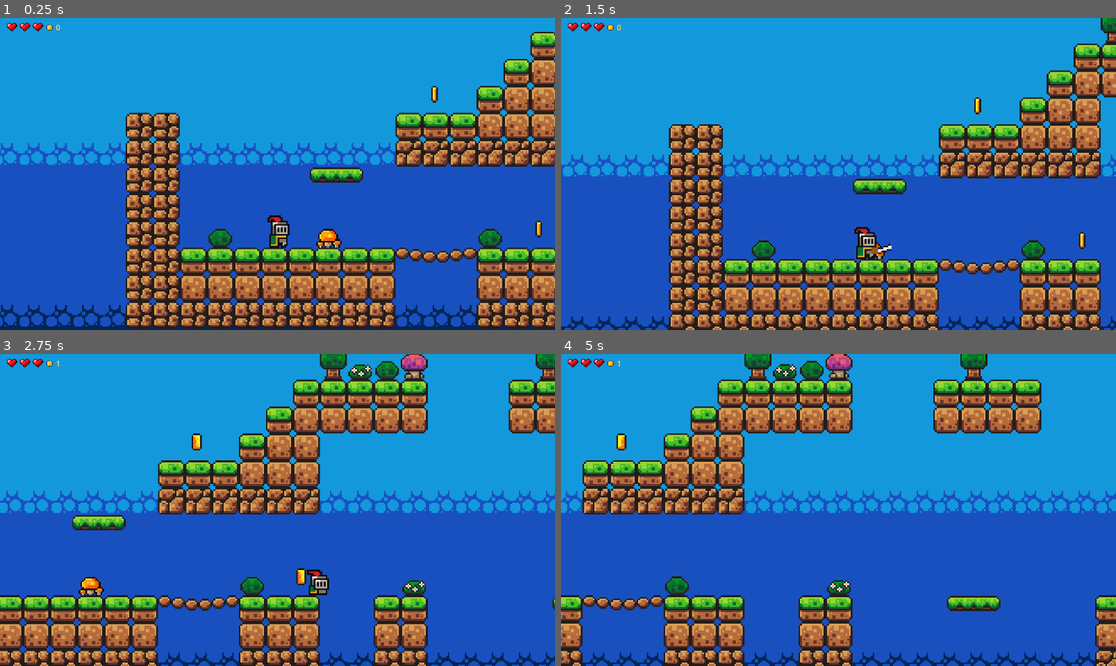
Above: before the commit, frames 1-4 (two rows, left to right).
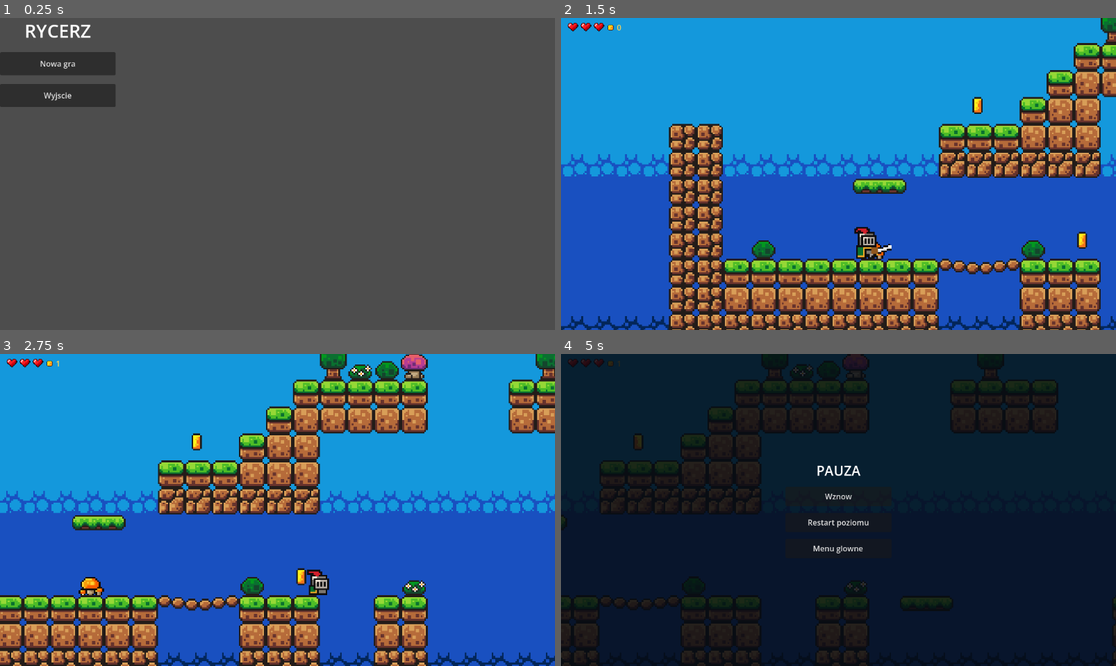
Above: after the commit, the same moments.

Repository: serafin1367/gots-rycerz
Game: Godot game, scene res://scenes/main_menu.tscn
The game is run twice, just before and just after one commit, with the same random seed, the same clock (stepped at 60 frames per second) and the same inputs. Before the commit the project starts from res://scenes/game.tscn.
Inputs (mouse positions are in pixels of both pictures, inside the frame that each line leads up to):
- Up to frame 1 (0.25 s): no input
- Up to frame 2 (1.5 s): click (616, 64) at 0.5 s, where only the run after the commit has a clickable "Nowa gra"; hold Right (move_right) from 1.28 s (still down); tap J (attack) at 1.35 s
- Up to frame 3 (2.75 s): keep holding Right (move_right); tap Space (jump) at 1.52, 2.27 s; tap J (attack) at 2.1 s
- Up to frame 4 (5 s): release Right (move_right) at 2.78 s; hold A (move_left) 2.78-3.53 s; tap J (attack) at 2.85, 3.6, 4.35 s; hold Right (move_right) from 3.53 s (still down); tap Space (jump) at 3.77, 4.52 s; tap Escape (ui_cancel) at 4.9 s

The runs differ from the first frame. In frame 1, 100% of the frame differs, in the area x 0-100%, y 0-100%; in frame 2, 3.2%; in frame 3, less than 0.1%; in frame 4, 98%.

Commit message:
feat: main menu, Escape pause, animated portal and level progression

Diff:
--- a/project.godot
+++ b/project.godot
@@ -15,13 +15,14 @@
 [application]
 
 config/name="Rycerz"
-run/main_scene="uid://ef7fn40nn7xo"
+run/main_scene="res://scenes/main_menu.tscn"
 config/features=PackedStringArray("4.7", "Forward Plus")
 config/icon="res://icon.svg"
 
 [autoload]
 
 Music="*res://scenes/music.tscn"
+GameFlow="*res://scripts/game_flow.gd"
 
 [dotnet]
 
--- a/scenes/game.tscn
+++ b/scenes/game.tscn
@@ -8,6 +8,8 @@
 [ext_resource type="PackedScene" uid="uid://sifusims7ar4" path="res://scenes/kill_zone.tscn" id="5_iywne"]
 [ext_resource type="PackedScene" uid="uid://dtvjpog1xbt75" path="res://scenes/slime.tscn" id="6_p57ef"]
 [ext_resource type="FontFile" uid="uid://dsopqom8xpkjl" path="res://assets/fonts/PixelOperator8.ttf" id="8_gee14"]
+
+[ext_resource type="Script" path="res://scripts/level_portal.gd" id="9_level_portal"]
 
 [sub_resource type="TileSetAtlasSource" id="TileSetAtlasSource_lnu2h"]
 texture = ExtResource("2_yqjtg")
@@ -456,3 +458,7 @@
 
 [node name="Slime" parent="Platforms" instance=ExtResource("6_p57ef")]
 position = Vector2(537, 66)
+
+[node name="LevelPortal" type="Area2D" parent="."]
+position = Vector2(625, -201)
+script = ExtResource("9_level_portal")
--- /dev/null
+++ b/scenes/level_02.tscn
@@ -0,0 +1,4 @@
+[gd_scene load_steps=2 format=3]
+[ext_resource type="Script" path="res://scripts/level_02.gd" id="1"]
+[node name="Level02" type="Node2D"]
+script = ExtResource("1")
--- /dev/null
+++ b/scenes/main_menu.tscn
@@ -0,0 +1,4 @@
+[gd_scene load_steps=2 format=3]
+[ext_resource type="Script" path="res://scripts/main_menu.gd" id="1"]
+[node name="MainMenu" type="Control"]
+script = ExtResource("1")
--- /dev/null
+++ b/scripts/game_flow.gd
@@ -0,0 +1,94 @@
+extends Node
+
+const LEVELS: Array[String] = ["res://scenes/game.tscn", "res://scenes/level_02.tscn"]
+const MAIN_MENU := "res://scenes/main_menu.tscn"
+var level_index := 0
+var paused := false
+var overlay: CanvasLayer
+
+func _ready() -> void:
+	process_mode = Node.PROCESS_MODE_ALWAYS
+
+func _unhandled_input(event: InputEvent) -> void:
+	if event.is_action_pressed("ui_cancel") and not event.is_echo():
+		if get_tree().current_scene != null and get_tree().current_scene.scene_file_path in LEVELS:
+			toggle_pause()
+			get_viewport().set_input_as_handled()
+
+func start_game() -> void:
+	level_index = 0
+	_open_level()
+
+func _open_level() -> void:
+	_clear_pause()
+	get_tree().change_scene_to_file(LEVELS[level_index])
+
+func complete_level() -> void:
+	if paused:
+		return
+	paused = true
+	get_tree().paused = true
+	_show_overlay(true)
+
+func next_level() -> void:
+	level_index += 1
+	if level_index >= LEVELS.size():
+		to_menu()
+	else:
+		_open_level()
+
+func toggle_pause() -> void:
+	if paused:
+		_clear_pause()
+	else:
+		paused = true
+		get_tree().paused = true
+		_show_overlay(false)
+
+func retry_level() -> void:
+	_open_level()
+
+func to_menu() -> void:
+	_clear_pause()
+	get_tree().change_scene_to_file(MAIN_MENU)
+
+func _clear_pause() -> void:
+	paused = false
+	get_tree().paused = false
+	if is_instance_valid(overlay):
+		overlay.queue_free()
+	overlay = null
+
+func _show_overlay(completed: bool) -> void:
+	overlay = CanvasLayer.new()
+	overlay.process_mode = Node.PROCESS_MODE_ALWAYS
+	overlay.layer = 100
+	add_child(overlay)
+	var shade := ColorRect.new()
+	shade.color = Color(0.02, 0.04, 0.07, 0.85)
+	shade.set_anchors_and_offsets_preset(Control.PRESET_FULL_RECT)
+	overlay.add_child(shade)
+	var center := CenterContainer.new()
+	center.set_anchors_and_offsets_preset(Control.PRESET_FULL_RECT)
+	overlay.add_child(center)
+	var box := VBoxContainer.new()
+	box.add_theme_constant_override("separation", 14)
+	center.add_child(box)
+	var title := Label.new()
+	title.text = "POZIOM UKONCZONY!" if completed else "PAUZA"
+	title.horizontal_alignment = HORIZONTAL_ALIGNMENT_CENTER
+	title.add_theme_font_size_override("font_size", 28)
+	box.add_child(title)
+	if completed:
+		_add_button(box, "Nastepny poziom" if level_index + 1 < LEVELS.size() else "Menu glowne", next_level)
+	else:
+		_add_button(box, "Wznow", toggle_pause)
+	_add_button(box, "Restart poziomu", retry_level)
+	_add_button(box, "Menu glowne", to_menu)
+
+func _add_button(parent: VBoxContainer, caption: String, action: Callable) -> void:
+	var button := Button.new()
+	button.text = caption
+	button.custom_minimum_size = Vector2(220, 40)
+	button.pressed.connect(action)
+	parent.add_child(button)
--- /dev/null
+++ b/scripts/level_02.gd
@@ -0,0 +1,44 @@
+extends Node2D
+
+const PLAYER = preload("res://scenes/player.tscn")
+const PORTAL = preload("res://scripts/level_portal.gd")
+
+func _ready() -> void:
+	_make_floor(Vector2(180, 100), Vector2(410, 20))
+	_make_floor(Vector2(490, 65), Vector2(160, 20))
+	_make_floor(Vector2(740, 25), Vector2(190, 20))
+	var player := PLAYER.instantiate()
+	player.name = "Player"
+	player.position = Vector2(35, 60)
+	add_child(player)
+	var camera := Camera2D.new()
+	camera.zoom = Vector2(2.5, 2.5)
+	player.add_child(camera)
+	var portal := Area2D.new()
+	portal.name = "LevelPortal"
+	portal.set_script(PORTAL)
+	portal.position = Vector2(810, -18)
+	add_child(portal)
+	var label := Label.new()
+	label.text = "POZIOM 2 — DOTRZYJ DO PORTALU"
+	label.position = Vector2(16, 0)
+	add_child(label)
+
+func _make_floor(position_value: Vector2, size_value: Vector2) -> void:
+	var body := StaticBody2D.new()
+	body.position = position_value
+	var collision := CollisionShape2D.new()
+	var rectangle := RectangleShape2D.new()
+	rectangle.size = size_value
+	collision.shape = rectangle
+	body.add_child(collision)
+	var tile := Polygon2D.new()
+	tile.color = Color("#529264")
+	tile.polygon = PackedVector2Array([
+		Vector2(-size_value.x / 2, -size_value.y / 2),
+		Vector2(size_value.x / 2, -size_value.y / 2),
+		Vector2(size_value.x / 2, size_value.y / 2),
+		Vector2(-size_value.x / 2, size_value.y / 2)
+	])
+	body.add_child(tile)
+	add_child(body)
--- /dev/null
+++ b/scripts/level_portal.gd
@@ -0,0 +1,34 @@
+extends Area2D
+
+@export var glow_color := Color("#6ce5ec")
+var activated := false
+var phase := 0.0
+
+func _ready() -> void:
+	collision_layer = 0
+	collision_mask = 2
+	body_entered.connect(_on_body_entered)
+	var collision := CollisionShape2D.new()
+	var shape := CapsuleShape2D.new()
+	shape.radius = 13
+	shape.height = 38
+	collision.shape = shape
+	add_child(collision)
+
+func _process(delta: float) -> void:
+	phase += delta
+	queue_redraw()
+
+func _draw() -> void:
+	var pulse := 1.0 + 0.10 * sin(phase * 3.0)
+	draw_circle(Vector2.ZERO, 10.0 * pulse, Color(0.15, 0.7, 0.95, 0.20))
+	draw_arc(Vector2.ZERO, 14.0 * pulse, phase, phase + PI * 1.6, 32, glow_color, 3.0, true)
+	draw_arc(Vector2.ZERO, 19.0 * pulse, -phase * 0.65, -phase * 0.65 + PI * 1.3, 32, Color("#b879fb"), 2.0, true)
+	for i in range(4):
+		var angle := phase * 1.4 + i * TAU / 4.0
+		draw_circle(Vector2(cos(angle), sin(angle)) * (19.0 * pulse), 2.0, Color("#f9eea2"))
+
+func _on_body_entered(body: Node2D) -> void:
+	if not activated and body.is_in_group("player"):
+		activated = true
+		GameFlow.complete_level()
--- /dev/null
+++ b/scripts/main_menu.gd
@@ -0,0 +1,27 @@
+extends Control
+
+func _ready() -> void:
+	var bg := ColorRect.new()
+	bg.color = Color("#121b26")
+	bg.set_anchors_and_offsets_preset(Control.PRESET_FULL_RECT)
+	add_child(bg)
+	var center := CenterContainer.new()
+	center.set_anchors_and_offsets_preset(Control.PRESET_FULL_RECT)
+	add_child(center)
+	var box := VBoxContainer.new()
+	box.add_theme_constant_override("separation", 18)
+	center.add_child(box)
+	var heading := Label.new()
+	heading.text = "RYCERZ"
+	heading.horizontal_alignment = HORIZONTAL_ALIGNMENT_CENTER
+	heading.add_theme_font_size_override("font_size", 38)
+	box.add_child(heading)
+	_button(box, "Nowa gra", Callable(GameFlow, "start_game"))
+	_button(box, "Wyjscie", Callable(get_tree(), "quit"))
+
+func _button(box: VBoxContainer, caption: String, callback: Callable) -> void:
+	var button := Button.new()
+	button.text = caption
+	button.custom_minimum_size = Vector2(240, 48)
+	button.pressed.connect(callback)
+	box.add_child(button)
--- a/tests/attack_preview_test.gd
+++ b/tests/attack_preview_test.gd
@@ -9,7 +9,7 @@
 		push_error("Attack spritesheet must be 192x32")
 		quit(1)
 		return
-	var preview := load("res://scenes/attack_preview.tscn").instantiate()
+	var preview: Node = load("res://scenes/attack_preview.tscn").instantiate()
 	root.add_child(preview)
 	await process_frame
 	var sprite := preview.get_node_or_null("AttackPreview") as AnimatedSprite2D
--- /dev/null
+++ b/tests/game_flow_test.gd
@@ -0,0 +1,25 @@
+extends SceneTree
+
+func _initialize() -> void:
+	call_deferred("_run")
+
+func _run() -> void:
+	var menu: Control = load("res://scenes/main_menu.tscn").instantiate()
+	root.add_child(menu)
+	await process_frame
+	if menu.get_child_count() == 0:
+		push_error("Main menu is empty")
+		quit(1)
+		return
+	menu.queue_free()
+	var level: Node2D = load("res://scenes/level_02.tscn").instantiate()
+	root.add_child(level)
+	await process_frame
+	var portal := level.get_node_or_null("LevelPortal") as Area2D
+	if not level.has_node("Player") or portal == null or portal.collision_mask != 2:
+		push_error("Level 2 must have player and portal")
+		quit(1)
+		return
+	level.queue_free()
+	print("PASS: main menu and second level portal")
+	quit(0)
Not shown: 1 places in scenes/game.tscn that only renumber resources
Not shown, added: docs/GAME_FLOW.md
